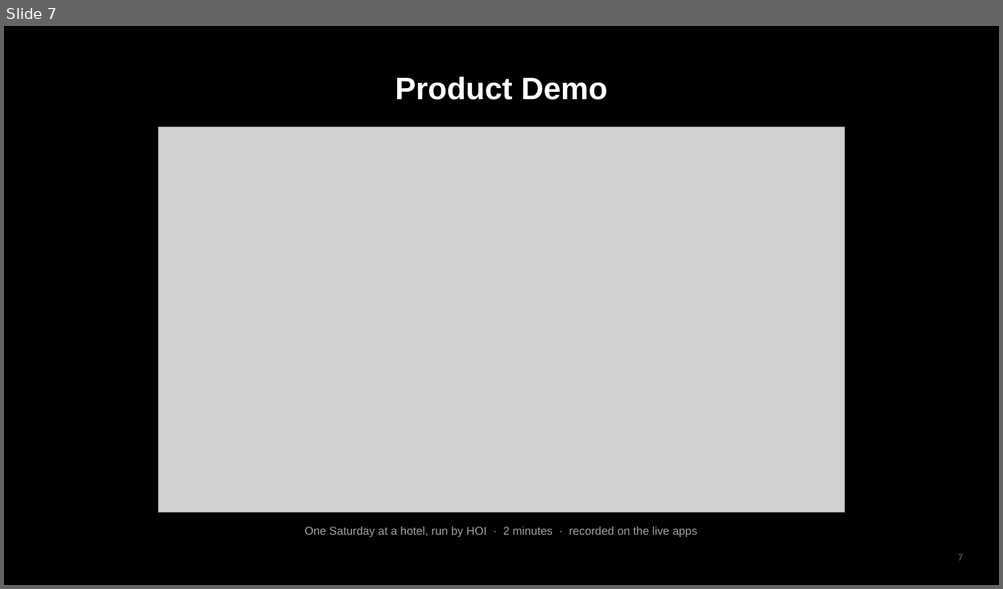
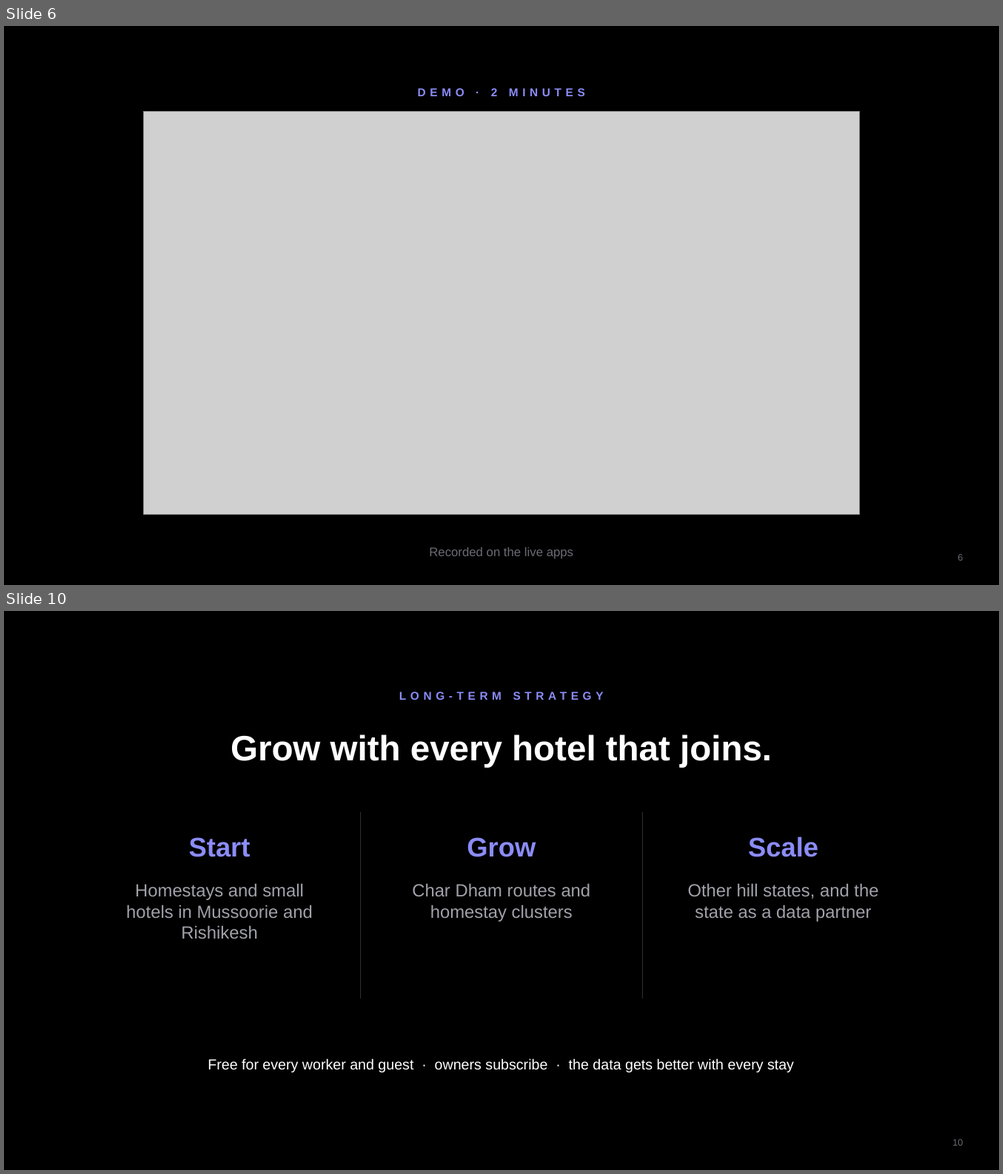
Before and after one commit to Ashu-Stark/Hospitality-, a slide deck: docs/HOI_Final_Pitch.pptx. Shown one above the other, each under a label of ours: slide 7 before the commit, slides 6 and 10 after it; the slides between them are not shown. The pictures are 1003x589 and 1003x1174 pixels, drawn with LibreOffice and Linux fonts; fonts in the diff are those of the drawing; grey boxes stand for pictures. Boxes give left, top, right and bottom in pixels: in the first picture for what was removed or moved away, otherwise in the second. Text is boxed around its words. In the diff, an @@ line names an element or a change of style, - is before the commit and + after.

```diff
--- a/docs/HOI_Final_Pitch.pptx
+++ b/docs/HOI_Final_Pitch.pptx
@@ slide 10 added at [4,611,999,1170], background #000000 @@
@@ text added at [399,692,603,700], 11 pt, text #8B8CF8, bold @@
+LONG-TERM STRATEGY
@@ text added at [230,735,771,768], 34 pt, text #FFFFFF, bold @@
+Grow with every hotel that joins.
@@ line added from (361, 812) to (361, 999), #2E2E35 0.75 pt @@
@@ line added from (643, 812) to (643, 999), #2E2E35 0.75 pt @@
@@ text added at [189,837,250,857], 26 pt, text #8B8CF8, bold @@
+Start
@@ text added at [466,837,535,857], 26 pt, text #8B8CF8, bold @@
+Grow
@@ text added at [748,837,818,857], 26 pt, text #8B8CF8, bold @@
+Scale
@@ text added at [126,883,313,939], 17 pt, text #A1A1AA @@
+Homestays and small hotels in Mussoorie and Rishikesh
@@ text added at [412,883,591,922], 17 pt, text #A1A1AA @@
+Char Dham routes and homestay clusters
@@ text added at [688,883,878,922], 17 pt, text #A1A1AA @@
+Other hill states, and the state as a data partner
@@ text added at [208,1059,794,1073], 14 pt, text #FFFFFF @@
+Free for every worker and guest · owners subscribe · the data gets better with every stay
@@ page number added at [952,1139,962,1146], 9 pt, text #6B6B76 @@
+10
@@ what was slide 7 is now slide 6 @@
@@ slide 6 changed as well @@
@@ text at [418,88,585,96]: text changed; size 30 to 11 pt; text colour #FFFFFF to #8B8CF8 @@
-Product Demo
+DEMO · 2 MINUTES
@@ picture: place and size @@
-picture at [159,127,845,512]
+picture at [144,112,859,514]
@@ text "Recorded on the live apps" at [429,548,573,560]: vertical alignment top to middle @@
@@ text at [429,548,573,560]: text changed; size 11 to 12 pt; text colour #A1A1AA to #6B6B76 @@
-One Saturday at a hotel, run by HOI · 2 minutes · recorded on the live apps
+Recorded on the live apps
@@ page number at [957,554,962,561]: text changed; text colour #71717A to #6B6B76 @@
-7
+6
```
Also in this commit, not shown: 2 other slides changed, 7 other slides added, 9 slides removed.
